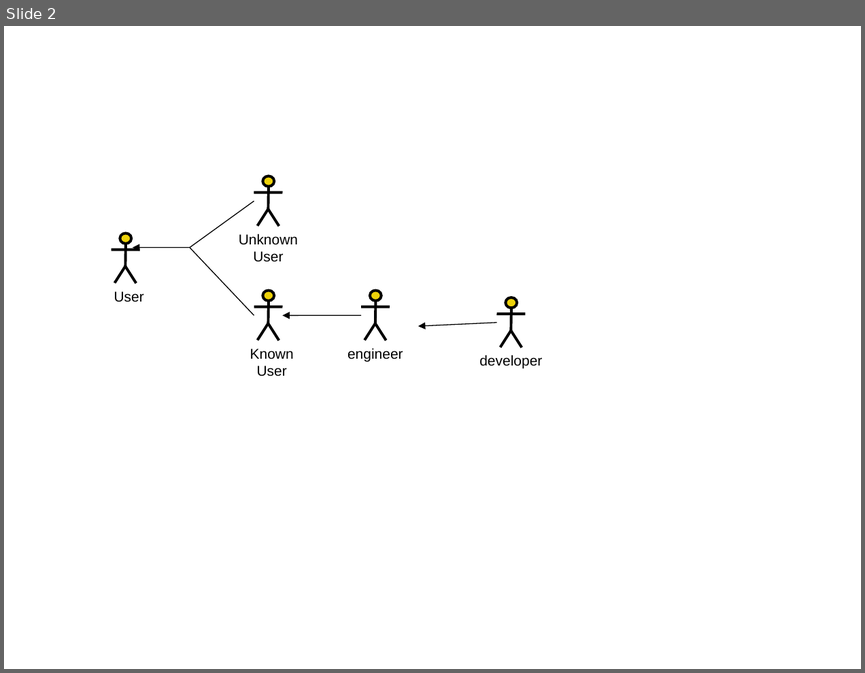
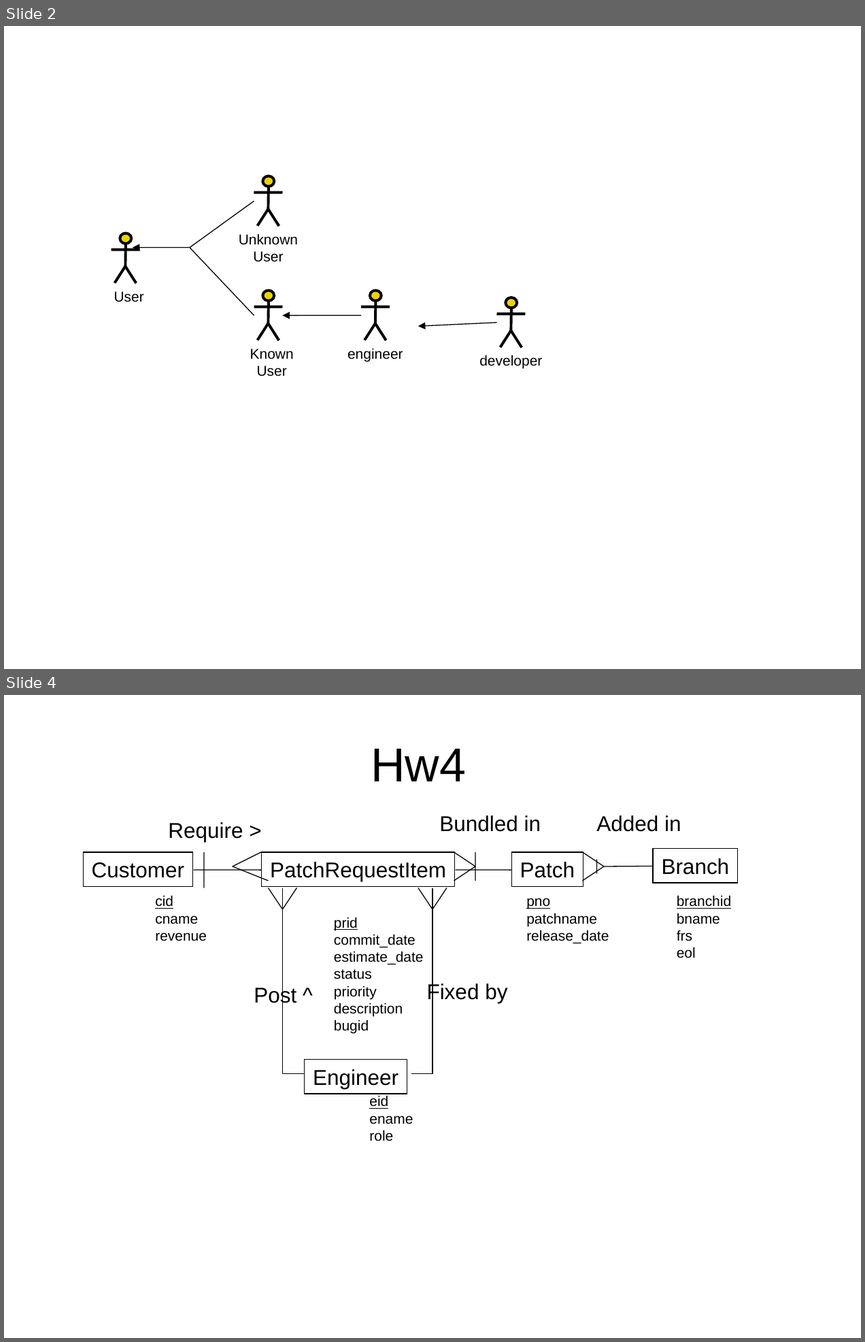
Before and after one commit to kimcharli/src-pe-tools, a slide deck: classes/CS579/dbclass/Project.ppt. Shown one above the other, each under a label of ours: slide 2 before the commit, slides 2 and 4 after it; the slides between them are not shown. The pictures are 865x673 and 865x1342 pixels, drawn with LibreOffice and Linux fonts; fonts in the diff are those of the drawing. Boxes give left, top, right and bottom in pixels: in the first picture for what was removed or moved away, otherwise in the second. Text is boxed around its words. In the diff, an @@ line names an element or a change of style, - is before the commit and + after.

```diff
--- a/classes/CS579/dbclass/Project.ppt
+++ b/classes/CS579/dbclass/Project.ppt
@@ slide 4 added at [4,695,861,1338], background #FFFFFF @@
@@ title added at [371,749,466,781], 40 pt, text #000000 @@
+Hw4
@@ text added at [439,815,541,832], 18 pt, text #000000 @@
+Bundled in
@@ text added at [596,815,681,832], 18 pt, text #000000 @@
+Added in
@@ text added at [168,822,243,842], 18 pt, text #000000 @@
+Require >
@@ rectangle added at [83,852,192,886], outline #000000 0.74 pt, 18 pt, text #000000 @@
+Customer
@@ line added from (204, 852) to (204, 888), #000000 0.74 pt @@
@@ freeform shape added at [232,852,269,880], outline #000000 0.74 pt @@
@@ rectangle added at [262,852,455,886], outline #000000 0.74 pt, 18 pt, text #000000 @@
+PatchRequestItem
@@ freeform shape added at [454,852,475,880], outline #000000 0.74 pt @@
@@ line added from (475, 852) to (475, 881), #000000 0.74 pt @@
@@ rectangle added at [511,852,583,886], outline #000000 0.74 pt, 18 pt, text #000000 @@
+Patch
@@ freeform shape added at [582,852,604,880], outline #000000 0.74 pt @@
@@ rectangle added at [653,849,738,883], outline #000000 0.74 pt, 18 pt, text #000000 @@
+Branch
@@ line added from (193, 870) to (261, 870), #000000 0.74 pt @@
@@ line added from (456, 870) to (511, 870), #000000 0.74 pt @@
@@ line added from (597, 860) to (597, 873), #000000 0.74 pt @@
@@ line added from (604, 866) to (653, 866), #000000 0.74 pt @@
@@ text added at [155,895,207,941], 12 pt, text #000000 @@
+cid
+cname
+revenue
@@ freeform shape added at [268,888,296,909], outline #000000 0.74 pt @@
@@ freeform shape added at [283,888,304,1074], outline #000000 0.74 pt @@
@@ freeform shape added at [411,888,432,1074], outline #000000 0.74 pt @@
@@ freeform shape added at [418,888,446,909], outline #000000 0.74 pt @@
@@ text added at [526,898,609,943], 12 pt, text #000000 @@
+pno
+patchname
+release_date
@@ text added at [677,895,731,958], 12 pt, text #000000 @@
+branchid
+bname
+frs
+eol
@@ text added at [334,917,424,1034], 12 pt, text #000000 @@
+prid
+commit_date
+estimate_date
+status
+priority
+description
+bugid
@@ text added at [254,985,296,1006], 18 pt, text #000000 @@
+Post ^
@@ text added at [427,982,507,1003], 18 pt, text #000000 @@
+Fixed by
@@ rectangle added at [305,1059,407,1093], outline #000000 0.74 pt, 18 pt, text #000000 @@
+Engineer
@@ text added at [369,1095,413,1141], 12 pt, text #000000 @@
+eid
+ename
+role
```
Also in this commit, not shown: 1 other slide added, 1 other file.
